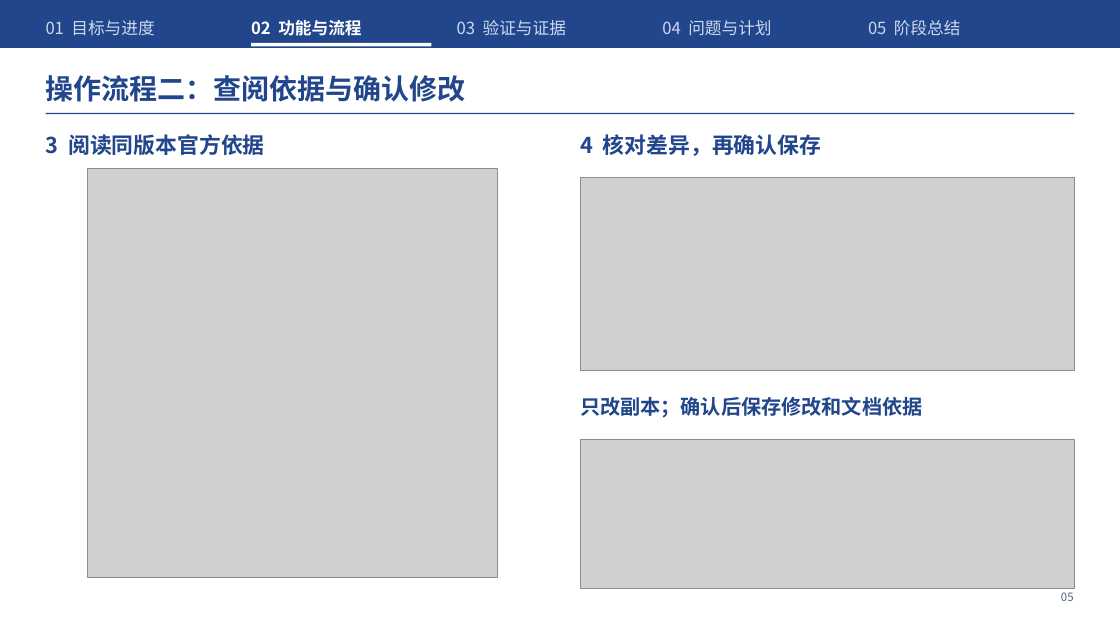
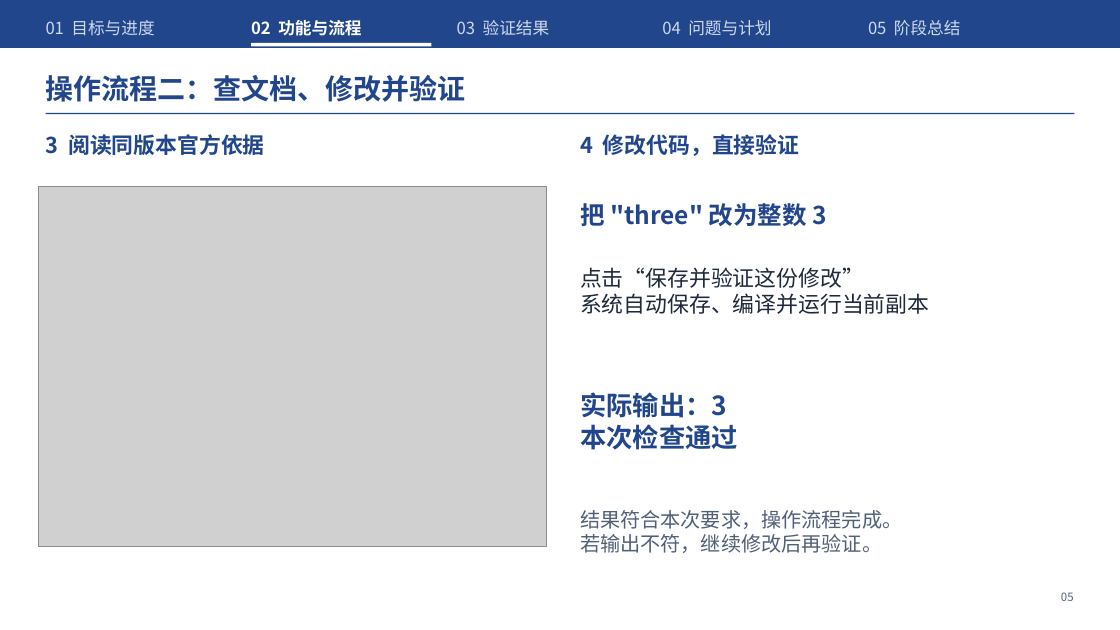
Before and after one commit to Frank72316/cangjie-code-doctor, a slide deck: slide 5 of docs/midterm-defense.pptx. Drawn at 1120x630 pixels with LibreOffice and Linux fonts; fonts in the diff are those of the drawing; grey boxes stand for pictures. Boxes give left, top, right and bottom in pixels: in the first picture for what was removed or moved away, otherwise in the second. Text is boxed around its words. In the diff, an @@ line names an element or a change of style, - is before the commit and + after.

```diff
--- a/docs/midterm-defense.pptx
+++ b/docs/midterm-defense.pptx
@@ text at (457,20,550,36): text changed @@
-03 验证与证据
+03 验证结果
@@ text at (46,75,466,102): text changed @@
-操作流程二：查阅依据与确认修改
+操作流程二：查文档、修改并验证
@@ text at (580,134,800,156): text changed @@
-4 核对差异，再确认保存
+4 修改代码，直接验证
@@ picture removed at (581,178,1075,371) @@
@@ picture: place and size @@
-picture at (87,169,498,577)
+picture at (39,187,546,547)
@@ text added at (580,203,826,226), 21 pt, text #21468B, bold @@
+把 "three" 改为整数 3
@@ text added at (580,267,929,314), 18.8 pt, text #1E293B @@
+点击“保存并验证这份修改”
+系统自动保存、编译并运行当前副本
@@ text removed at (580,396,922,418) @@
-只改副本；确认后保存修改和文档依据
@@ text added at (580,392,738,450), 22.5 pt, text #21468B, bold @@
+实际输出：3
+本次检查通过
@@ picture removed at (581,439,1075,589) @@
@@ text added at (580,510,902,553), 17.2 pt, text #526077 @@
+结果符合本次要求，操作流程完成。
+若输出不符，继续修改后再验证。
```
Also in this commit, not shown: 10 other slides changed, 21 other files.
